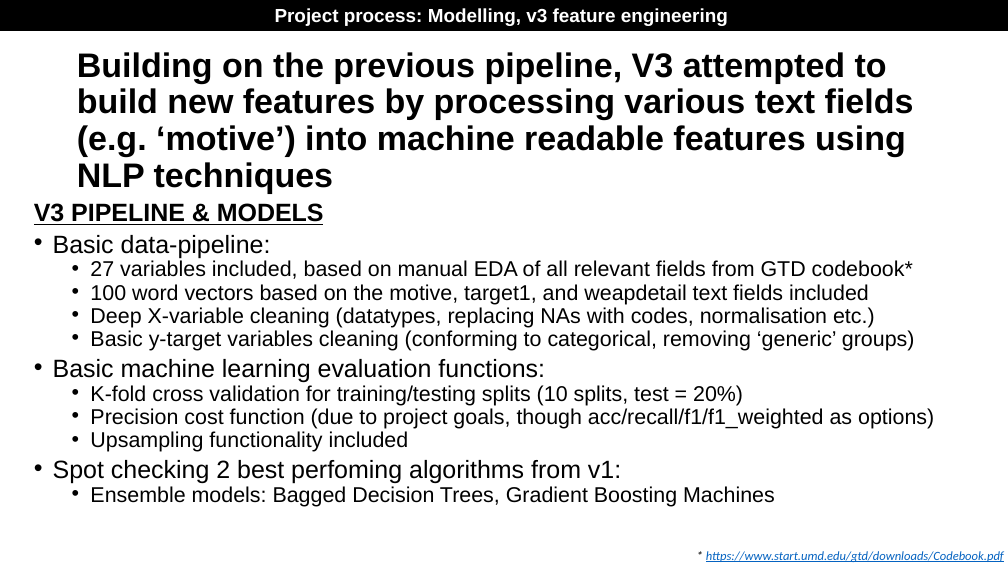
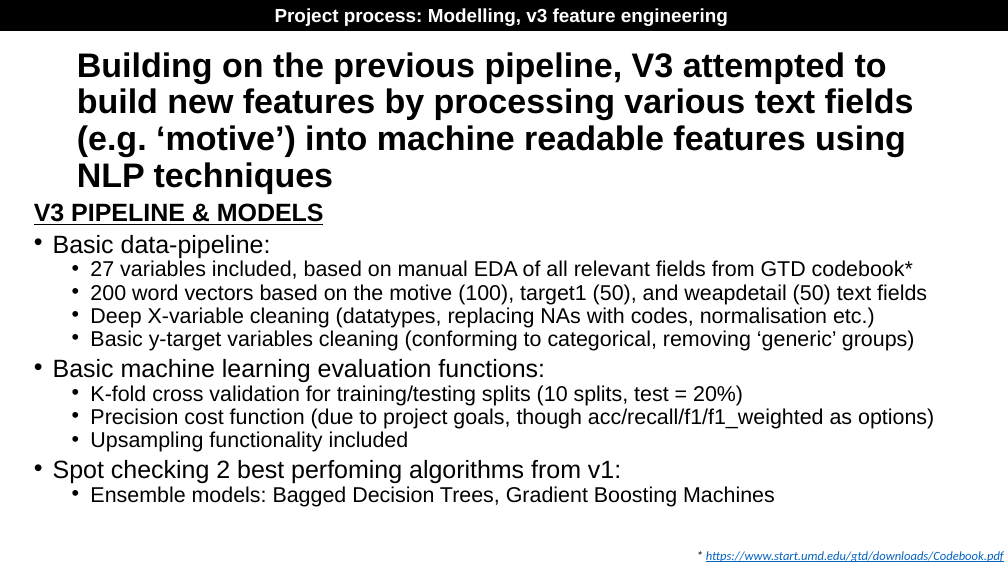
Before and after one commit to skanalytic/fellowshipai_challenge, a slide deck: slide 28 of final_presentation/FellowshipAI_challenge_terror_groups_samuel_king_final_presentation.pptx. Drawn at 1008x567 pixels with LibreOffice and Linux fonts; fonts in the diff are those of the drawing; background and template pictures are left out. Boxes give left, top, right and bottom in pixels: in the first picture for what was removed or moved away, otherwise in the second. Text is boxed around its words. In the diff, an @@ line names an element or a change of style, - is before the commit and + after.

```diff
--- a/final_presentation/FellowshipAI_challenge_terror_groups_samuel_king_final_presentation.pptx
+++ b/final_presentation/FellowshipAI_challenge_terror_groups_samuel_king_final_presentation.pptx
@@ text at <box>90,284,927,305</box>: text changed @@
-  • 100 word vectors based on the motive, target1, and weapdetail text fields included
+  • 200 word vectors based on the motive (100), target1 (50), and weapdetail (50) text fields
```
Also in this commit, not shown: 3 other slides changed, 2 other files.
